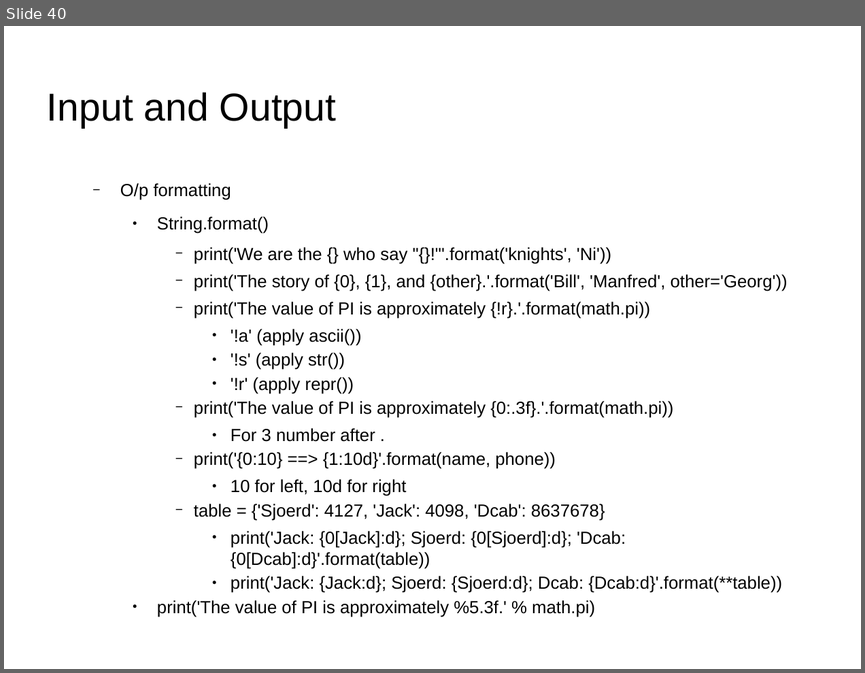
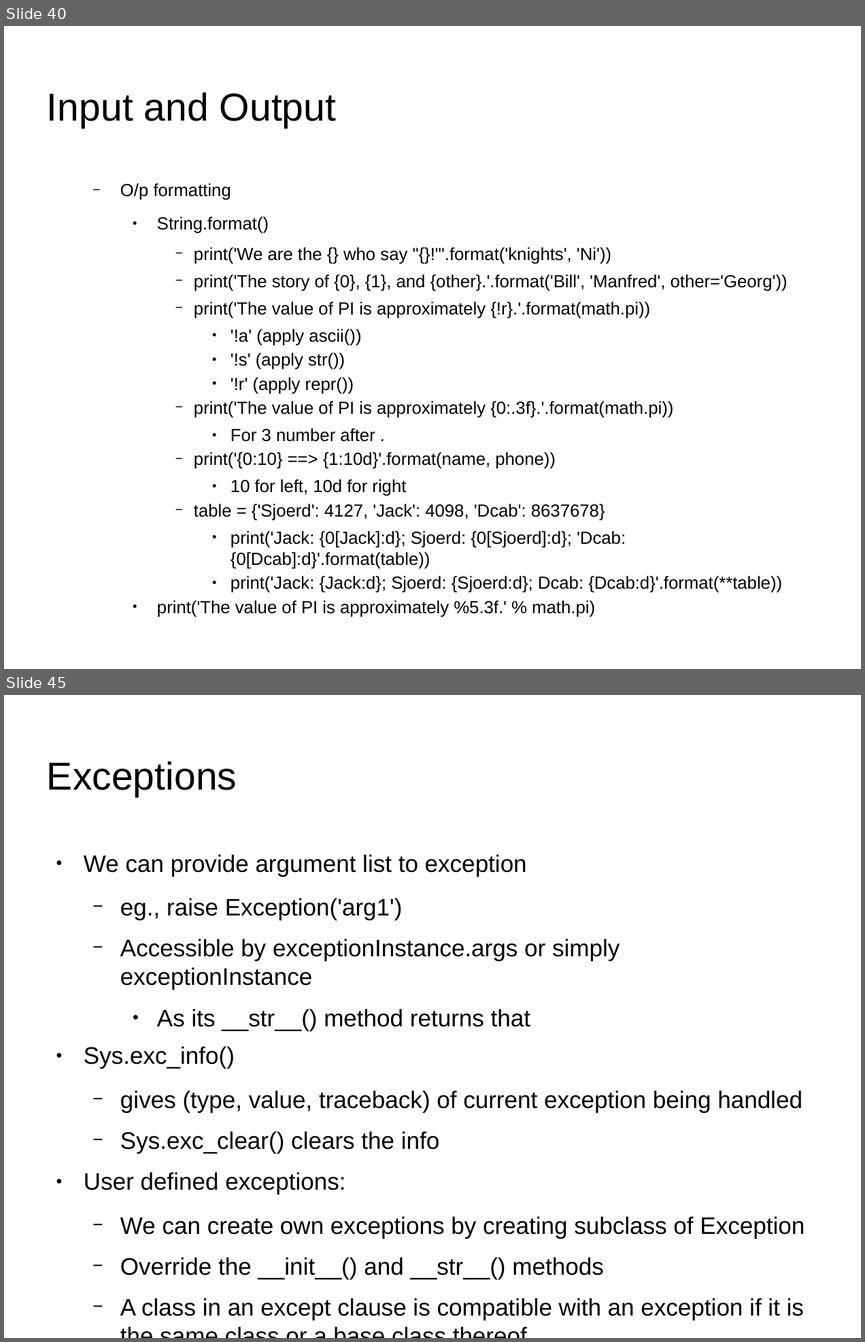
Before and after one commit to shikha-desai/Internship_PreWork, a slide deck: Python/Python_Notes.odp. Shown one above the other, each under a label of ours: slide 40 before the commit, slides 40 and 45 after it; the slides between them are not shown. The pictures are 865x673 and 865x1342 pixels, drawn with LibreOffice and Linux fonts; fonts in the diff are those of the drawing; background and template pictures are left out. Boxes give left, top, right and bottom in pixels: in the first picture for what was removed or moved away, otherwise in the second. Text is boxed around its words. In the diff, an @@ line names an element or a change of style, - is before the commit and + after.

```diff
--- a/Python/Python_Notes.odp
+++ b/Python/Python_Notes.odp
@@ slide 45 added at (4,695,861,1338), background picture (left out) @@
@@ title added at (47,761,237,797), 36 pt, text #000000 @@
+Exceptions
@@ text added at (84,854,804,1320), 22.1 pt, text #000000 @@
+● We can provide argument list to exception
+  − eg., raise Exception('arg1')
+  − Accessible by exceptionInstance.args or simply exceptionInstance
+    ● As its __str__() method returns that
+● Sys.exc_info()
+  − gives (type, value, traceback) of current exception being handled
+  − Sys.exc_clear() clears the info
+● User defined exceptions:
+  − We can create own exceptions by creating subclass of Exception
+  − Override the __init__() and __str__() methods
+  − A class in an except clause is compatible with an exception if it is the same class or a base class thereof
```
Also in this commit, not shown: 14 other slides added, 2 other files.
